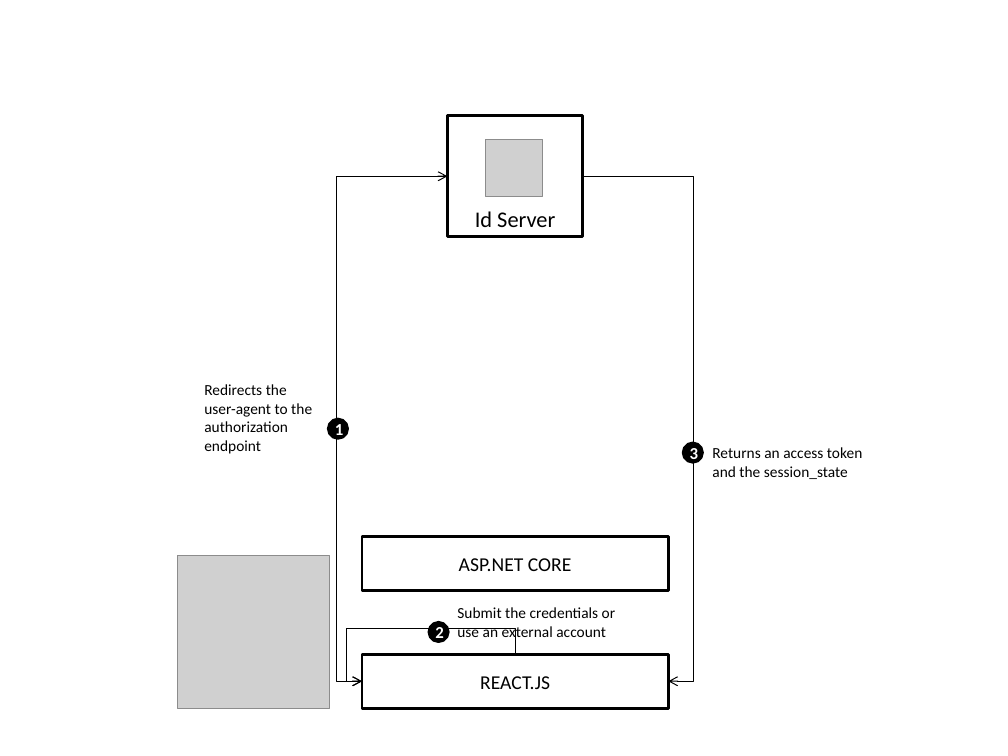
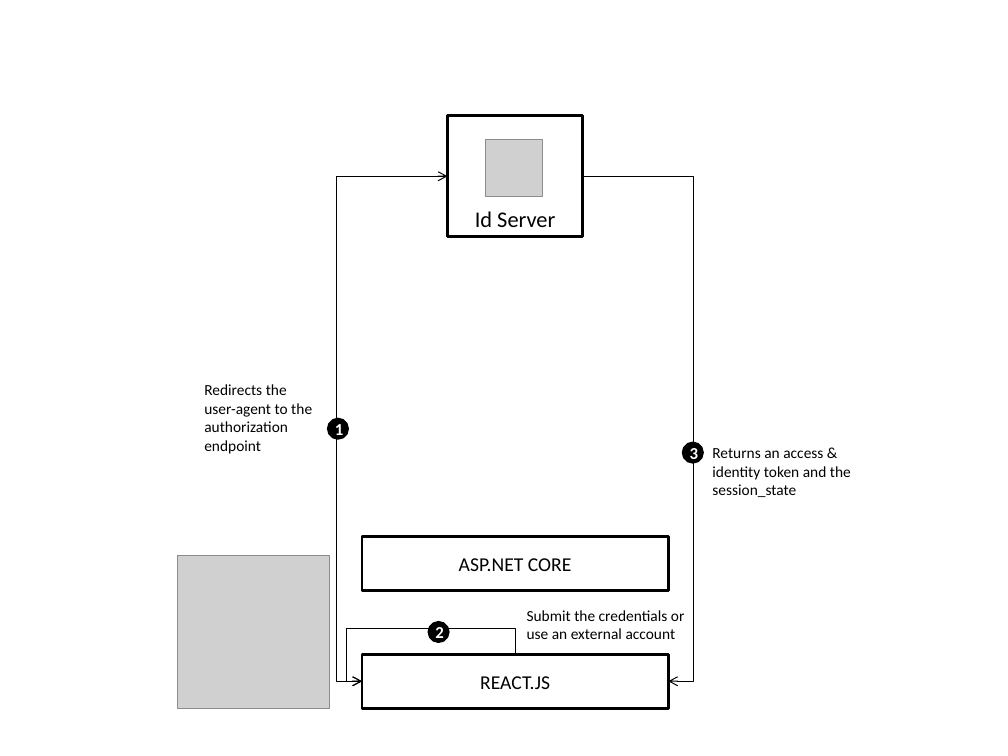
Before and after one commit to hannanmumtaz/SimpleIdentityServer.Samples, a slide deck: slide 4 of schemas.pptx. Drawn at 1008x756 pixels with LibreOffice and Linux fonts; fonts in the diff are those of the drawing; grey boxes stand for pictures. Boxes give left, top, right and bottom in pixels: in the first picture for what was removed or moved away, otherwise in the second. Text is boxed around its words. In the diff, an @@ line names an element or a change of style, - is before the commit and + after.

```diff
--- a/schemas.pptx
+++ b/schemas.pptx
@@ text at (x1=712, y1=448, x2=851, y2=497): text changed @@
-Returns an access token and the session_state
+Returns an access & identity token and the session_state
@@ text "Submit the credentials or use ..." rewrapped from (x1=457, y1=607, x2=616, y2=642) to (x1=527, y1=610, x2=685, y2=639) @@
```
Also in this commit, not shown: 2 other slides changed, 2 slides added, 20 other files.
